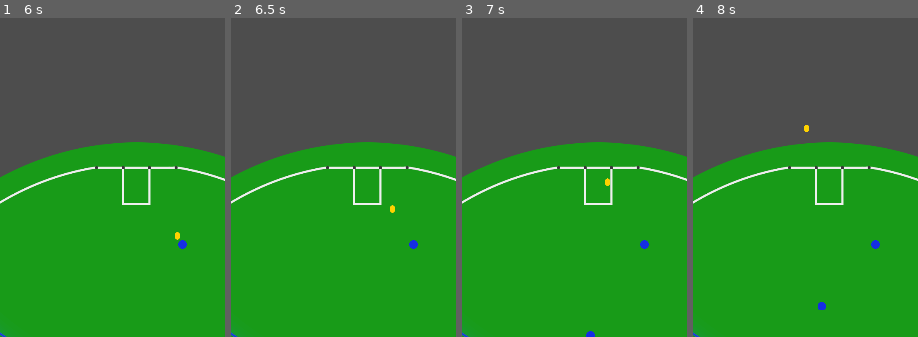
Above: before the commit, frames 1-4 (left to right).
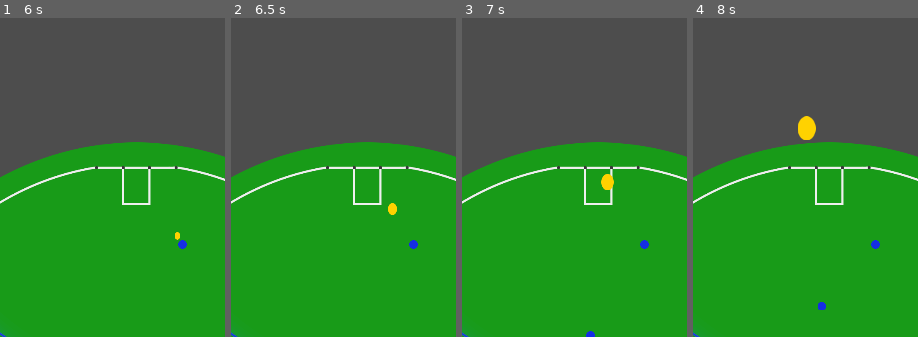
Above: after the commit, the same moments.

Repository: smartshark27/flat-footy
Game: Godot game, scene res://scenes/match.tscn
The game is run twice, just before and just after one commit, with the same random seed, the same clock (stepped at 60 frames per second) and the same inputs.
Inputs:
- Up to frame 1 (6 s): tap Enter at 0.5 s
- Up to frame 2 (6.5 s): no input
- Up to frame 3 (7 s): no input
- Up to frame 4 (8 s): no input
The pictures show only the part of the screen within x 11-61%, y 3-53%; the shares and areas given below are measured in that part.

Frame 1 is identical in both runs. In frame 2, less than 0.1% of the frame differs, in the area x 69-74%, y 57-62%; in frame 3, 0.2%; in frame 4, 0.5%, in the area x 46-55%, y 30-39%.

Commit message:
Add ball height and increase sprite size when higher

Diff:
--- a/project/scripts/ball.gd
+++ b/project/scripts/ball.gd
@@ -1,9 +1,15 @@
 extends CharacterBody2D
 
 const SPEED = 15 * Globals.PIXEL_PER_METRE
+const BASE_SPRITE_SCALE = 0.5
+const HEIGHT_TO_SPRITE_SCALE = 0.04
 
-var is_moving = false
+var is_moving: bool = false
+var move_source: Vector2
 var move_target: Vector2
+# Height of ball in metres
+# 1 is the lowest and means that ball is on ground or in player's possession
+var height: float = 1
 
 
 func _physics_process(delta: float) -> void:
@@ -11,19 +17,38 @@
 		_move_toward(delta)
 
 
-func _move_toward(delta: float) -> void:
-	var direction = (move_target - self.global_position).normalized()
-	velocity = direction * SPEED
-	move_and_slide()
-
-	if global_position.distance_to(move_target) < 2:
-		stop_moving()
-
-
 func kick_at(target: Vector2) -> void:
+	move_source = global_position
 	move_target = target
 	is_moving = true
 
 
-func stop_moving() -> void:
+func _move_toward(delta: float) -> void:
+	var direction = (move_target - global_position).normalized()
+	velocity = direction * SPEED
+	move_and_slide()
+
+	_set_height()
+
+	if global_position.distance_to(move_target) < 2:
+		_stop_moving()
+
+	_set_sprite_size_from_height()
+
+
+func _set_height() -> void:
+	# Sets height based on distance to peak
+	var peak = (move_source + move_target) / 2
+	var move_length = move_source.distance_to(move_target)
+	var distance_to_peak = global_position.distance_to(peak)
+	height = (move_length / 2 - distance_to_peak) / Globals.PIXEL_PER_METRE
+
+
+func _stop_moving() -> void:
 	is_moving = false
+	height = 1
+
+
+func _set_sprite_size_from_height() -> void:
+	var new_scale = BASE_SPRITE_SCALE + HEIGHT_TO_SPRITE_SCALE * height
+	$Sprite2D.scale = Vector2(new_scale, new_scale)
--- a/project/scripts/player.gd
+++ b/project/scripts/player.gd
@@ -64,7 +64,7 @@
 
 
 func _move_toward(delta: float, target: Vector2) -> void:
-	var direction = (target - self.position).normalized()
+	var direction = (target - position).normalized()
 	velocity = direction * RUN_SPEED
 	move_and_slide()
 
